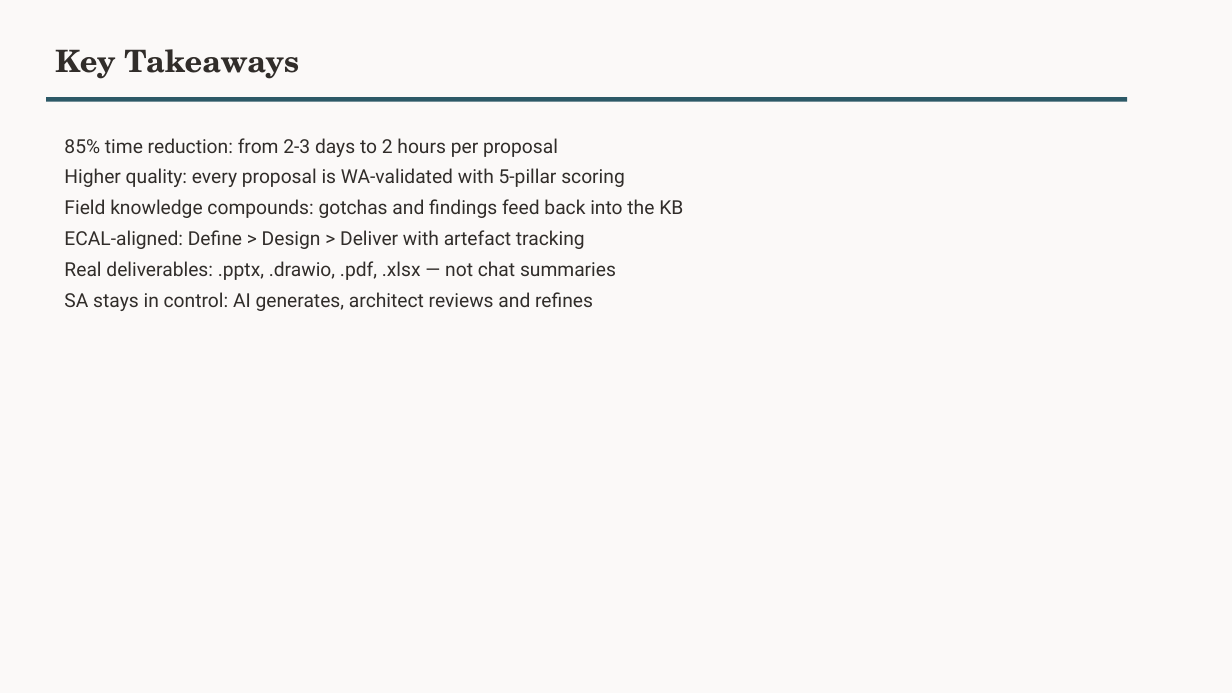
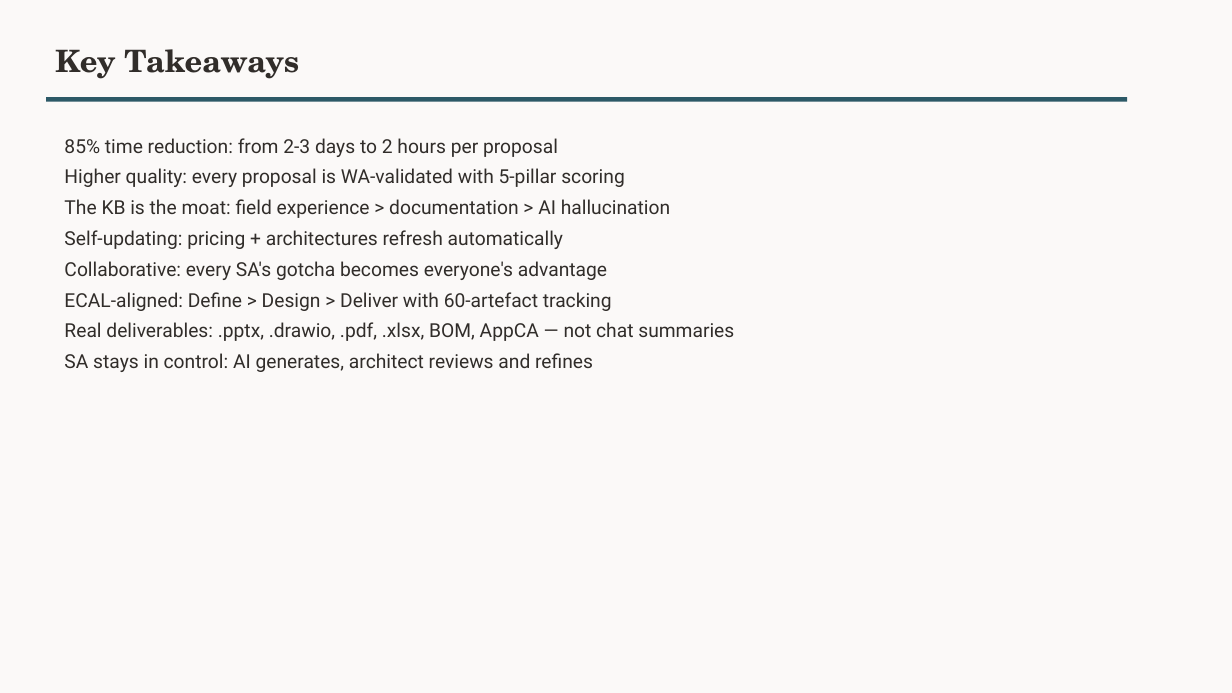
Before and after one commit to Diegoecab/oci-deal-accelerator, a slide deck: slide 10 of examples/output-demo-pharma-mx/demo-presentation.pptx (slide 9 before the commit). Drawn at 1232x693 pixels with LibreOffice and Linux fonts; fonts in the diff are those of the drawing; background and template pictures are left out. Boxes give left, top, right and bottom in pixels: in the first picture for what was removed or moved away, otherwise in the second. Text is boxed around its words. In the diff, an @@ line names an element or a change of style, - is before the commit and + after.

```diff
--- a/examples/output-demo-pharma-mx/demo-presentation.pptx
+++ b/examples/output-demo-pharma-mx/demo-presentation.pptx
@@ text at bbox=[64, 199, 734, 341]: text changed @@
-Field knowledge compounds: gotchas and findings feed back into the KB
-ECAL-aligned: Define > Design > Deliver with artefact tracking
-Real deliverables: .pptx, .drawio, .pdf, .xlsx — not chat summaries
+The KB is the moat: field experience > documentation > AI hallucination
+Self-updating: pricing + architectures refresh automatically
+Collaborative: every SA's gotcha becomes everyone's advantage
+ECAL-aligned: Define > Design > Deliver with 60-artefact tracking
+Real deliverables: .pptx, .drawio, .pdf, .xlsx, BOM, AppCA — not chat summaries
```
Also in this commit, not shown: 1 other slide changed, 1 slide added, 1 other file.
